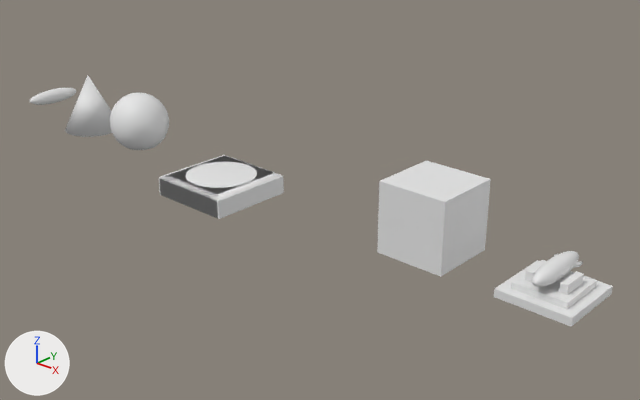
A saved change to the Blender file Blender/tiles.blend.
One viewpoint serves both versions: a camera (50 mm lens) standing at (14.45, -12.51, 7.89) and looking at (2.37, 0.78, 0.27). The lights are fixed; the arrows at lower left show +X, +Y and +Z.

In view in the first picture: 'Ball', 'Blocker', 'Breaker', 'Launcher', 'Missle', 'Tile', 'TileWithHole'.
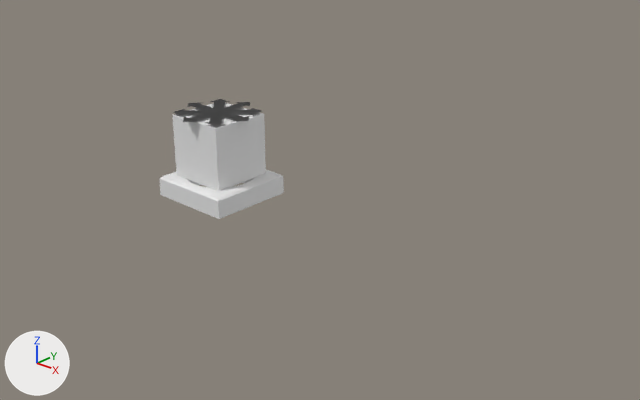
Diff of the bpy script that builds the scene:
```diff
--- a/Blender/tiles.blend.py
+++ b/Blender/tiles.blend.py
@@ me_sphere @@
 me_sphere.from_pydata(...)  # 417 vertices, 417 faces; spans x -3.659..-2.219, y -0.72..0.72, z 0.501..1.82
 # used by ob_ball; location = (0.0, 0.0, 0.0)
+# me_sphere part 1: the whole mesh is moved by (2.963, 0.0, 0.0)
@@ me_cone @@
 me_cone.from_pydata(...)  # 33 vertices, 33 faces; spans x -5.728..-4.288, y -0.72..0.72, z 0.48..1.92
 # used by ob_breaker; location = (0.0, 0.0, 0.0)
+# me_cone part 2: the whole mesh is moved by (5.029, 0.0, 0.0)
@@ me_cube @@
 me_cube.from_pydata(...)  # 8 vertices, 6 faces; spans x 5.186..6.626, y -0.72..0.72, z 0.48..1.92
 # used by ob_blocker; location = (0.0, 0.0, 0.0)
+# me_cube part 3: the whole mesh is moved by (-5.884, 0.0, 0.0)
@@ me_cube_003 @@
 me_cube_003.from_pydata(...)  # 586 vertices, 614 faces; spans x 7.718..9.158, y -0.72..0.72, z 0.48..1.183
 # used by ob_launcher; location = (0.0, 0.0, 0.0)
+# me_cube_003 part 4: the whole mesh is moved by (-8.436, 0.0, 0.0)
 me_cube_003.materials.append(mat_missle)
@@ me_sphere_002 @@
 me_sphere_002.from_pydata(...)  # 486 vertices, 516 faces; spans x -7.027..-6.556, y -0.72..0.72, z 0.817..1.183
 # used by ob_missle; location = (0.0, 0.0, 0.0)
+# me_sphere_002 part 5: the whole mesh is moved by (6.805, 0.0, 0.0)
@@ me_plane_008 @@
+me_plane_008.from_pydata(...)  # 48 vertices, 5 faces; spans x -1.0..1.0, y -1.0..1.0, z 0.0
@@ me_plane_007 @@
+me_plane_007.from_pydata(...)  # 97 vertices, 72 faces; spans x -1.0..1.0, y -1.0..1.0, z 0.0
@@ ob_tile @@
 ob_tile.location = (0.0, 0.0, 0.0)
+ob_tile.hide_set(True)
@@ ob_ball @@
 ob_ball.location = (0.0, 0.0, 0.0)
+ob_ball.hide_set(True)
@@ ob_breaker @@
 ob_breaker.location = (0.0, 0.0, 0.0)
+ob_breaker.hide_set(True)
@@ ob_launcher @@
 ob_launcher.location = (0.0, 0.0, 0.0)
+ob_launcher.hide_set(True)
@@ ob_missle @@
 ob_missle.location = (0.0, 0.0, 0.0)
+ob_missle.hide_set(True)
@@ ob_all @@
+ob_all = bpy.data.objects.new('all', me_plane_008)
+ob_all.location = (0.0, 0.0, 1.98)
@@ ob_diagonal @@
+ob_diagonal = bpy.data.objects.new('diagonal', me_plane_007)
+ob_diagonal.location = (0.0, 0.0, 1.98)
+ob_diagonal.rotation_euler = (0.0, 0.0, 0.785)  # degrees (0, 0, 45)
@@ ob_horizontal @@
+ob_horizontal = bpy.data.objects.new('horizontal', me_plane_007.copy())
+ob_horizontal.location = (0.0, 0.0, 1.98)
```

Boxes [x1, y1, x2, y2] around the edits, measured in the pictures (640 x 400 px):
'Blocker', mesh moved: before [377, 161, 491, 277]; after [172, 102, 266, 191]
'Launcher', hidden: before [494, 251, 613, 326]
'Ball', hidden: before [110, 93, 169, 150]
'Tile', hidden: before [159, 155, 273, 195]
'Breaker', hidden: before [65, 75, 112, 137]
'Missle', hidden: before [30, 88, 77, 105]
'all', added: after [173, 100, 261, 126]
'horizontal', added: after [183, 102, 250, 122]
'diagonal', added: after [174, 99, 257, 124]
